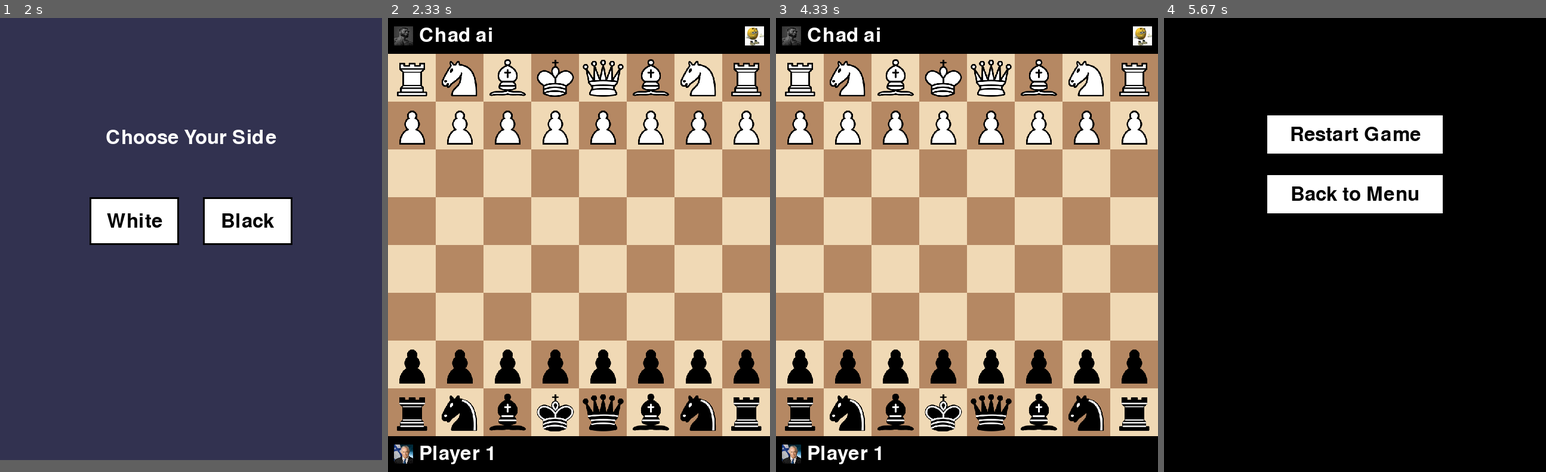
Above: before the commit, frames 1-4 (left to right).
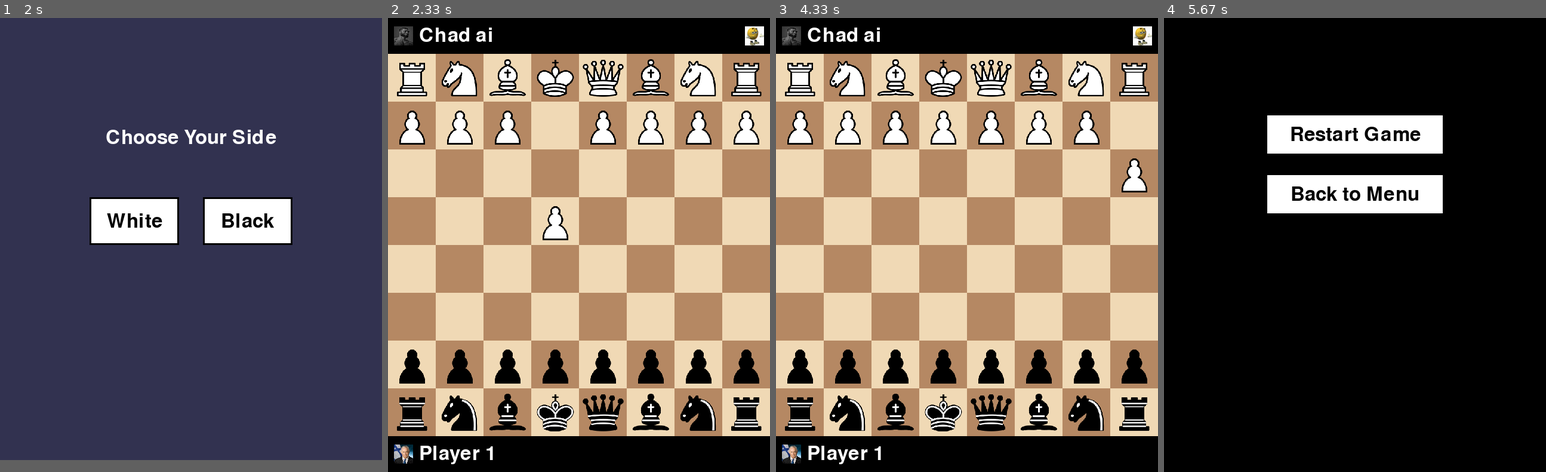
Above: after the commit, the same moments.

Repository: eladk333/Chess
Game: pygame game, started from main.py
Same seed, same stepped clock (60 frames per second), same inputs: the game is played once before the commit and once after it.
Inputs (mouse positions are in pixels of both pictures, inside the frame that each line leads up to):
- Up to frame 1 (2 s): press the mouse at (191, 163) at 0.37 s; move the mouse to (183, 140) at 0.47 s; release the mouse at (175, 117) at 0.6 s; press the mouse at (191, 163) at 0.7 s; move the mouse to (210, 258) at 0.8 s; release the mouse at (225, 358) at 0.93 s; press the mouse at (366, 36) at 1.03 s; move the mouse to (240, 104) at 1.13 s; release the mouse at (110, 172) at 1.27 s; press the mouse at (191, 195) at 1.37 s; move the mouse to (175, 145) at 1.47 s; release the mouse at (160, 99) at 1.6 s; press the mouse at (191, 245) at 1.7 s; move the mouse to (187, 272) at 1.8 s; release the mouse at (187, 299) at 1.93 s
- Up to frame 2 (2.33 s): press the mouse at (636, 222) at 2.03 s; move the mouse to (621, 313) at 2.13 s; release the mouse at (605, 408) at 2.27 s
- Up to frame 3 (4.33 s): press the mouse at (1142, 36) at 2.37 s; move the mouse to (1100, 122) at 2.47 s; release the mouse at (1062, 204) at 2.6 s; press the mouse at (967, 136) at 2.7 s; move the mouse to (928, 208) at 2.8 s; release the mouse at (886, 281) at 2.93 s; press the mouse at (1142, 36) at 3.03 s; move the mouse to (997, 140) at 3.13 s; release the mouse at (852, 249) at 3.27 s; press the mouse at (967, 195) at 3.37 s; move the mouse to (936, 290) at 3.47 s; release the mouse at (902, 390) at 3.6 s; press the mouse at (967, 245) at 3.7 s; move the mouse to (989, 272) at 3.8 s; release the mouse at (1012, 304) at 3.93 s; press the mouse at (1024, 222) at 4.03 s; move the mouse to (932, 235) at 4.13 s; release the mouse at (844, 254) at 4.27 s
- Up to frame 4 (5.67 s): click (1423, 381) at 4.38 s; press the mouse at (1423, 381) at 4.7 s; move the mouse to (1355, 299) at 4.8 s; release the mouse at (1282, 217) at 4.93 s; press the mouse at (1530, 36) at 5.53 s; move the mouse to (1484, 185) at 5.63 s

Frame 1 is identical in both runs. In frame 2, 0.7% of the frame differs, in the area x 40-48%, y 20-49%; in frame 3, 0.7%; in frame 4, nothing differs.

Commit message:
Added ai with random moves

Diff:
--- /dev/null
+++ b/ai/base.py
@@ -0,0 +1,3 @@
+class ChessAI:
+    def choose_move(self, board, color, last_move):
+        raise NotImplementedError("Must be implemented by subclass")
--- /dev/null
+++ b/ai/random_ai.py
@@ -0,0 +1,14 @@
+import random
+from rules import get_legal_moves
+
+class RandomAI:
+    def choose_move(self, board, color, last_move):
+        moves = []
+        for row in range(8):
+            for col in range(8):
+                piece = board[row][col]
+                if piece and piece['color'] == color:
+                    legal_moves = get_legal_moves(piece, row, col, board, last_move=last_move)
+                    for move in legal_moves:
+                        moves.append(((row, col), move))
+        return random.choice(moves) if moves else None
--- /dev/null
+++ b/ai/utils.py
@@ -0,0 +1,11 @@
+def handle_ai_turn(ai_player, board, current_turn, last_move):
+    move = ai_player.choose_move(board, current_turn, last_move)
+    if move:
+        (src_row, src_col), (dst_row, dst_col) = move
+        piece = board[src_row][src_col]
+        board[dst_row][dst_col] = piece
+        board[src_row][src_col] = None
+        piece['has_moved'] = True
+        last_move = ((src_row, src_col), (dst_row, dst_col), piece.copy())
+        current_turn = 'black' if current_turn == 'white' else 'white'
+    return current_turn, last_move
--- a/game.py
+++ b/game.py
@@ -3,6 +3,10 @@
 from rules import get_legal_moves, is_checkmate, is_in_check
 from ui.layout import BoardArea
 from options import show_options
+from ai.random_ai import RandomAI
+from ai.utils import handle_ai_turn
+
+
 
 TILE_SIZE = 80
 AI_PICTURE = "chad"
@@ -26,6 +30,7 @@
     board[7][4] = {'type': 'king', 'color': 'white', 'has_moved': False}
     return board
 
+
 def run_game(vs_ai=False, player_color="white"):
     pygame.init()
 
@@ -58,7 +63,7 @@
     else:
         top_name, top_img = "Player 2", player2_icon
         bottom_name, bottom_img = "Player 1", player1_icon
-
+    ai_player = RandomAI() if vs_ai else None
     last_move = None
     selected = None
     current_turn = 'white'
@@ -70,6 +75,9 @@
     drag_pos = (0, 0)
     click_down_pos = None
     drag_candidate = None
+    if vs_ai and player_color == "black":
+        current_turn, last_move = handle_ai_turn(ai_player, board, current_turn, last_move)
+        #pygame.time.delay(300)
 
     running = True
     game_over = False
@@ -182,7 +190,9 @@
 
                         last_move = ((src_row, src_col), (row, col), piece.copy())
                         current_turn = 'black' if current_turn == 'white' else 'white'
-
+                        if vs_ai and current_turn != player_color:
+                            current_turn, last_move = handle_ai_turn(ai_player, board, current_turn, last_move)
+                            #pygame.time.delay(300)
                         if is_checkmate(board, current_turn):
                             check_message = f"Checkmate! {current_turn} loses."
                             game_over = True
@@ -215,6 +225,11 @@
 
                             last_move = ((src_row, src_col), (row, col), piece.copy())
                             current_turn = 'black' if current_turn == 'white' else 'white'
+
+                            if vs_ai and current_turn != player_color:
+                                pygame.display.flip()
+                                #pygame.time.delay(300)
+                                current_turn, last_move = handle_ai_turn(ai_player, board, current_turn, last_move)
 
                             if is_checkmate(board, current_turn):
                                 check_message = f"Checkmate! {current_turn} loses."
Empty file added: ai/__init__.py
